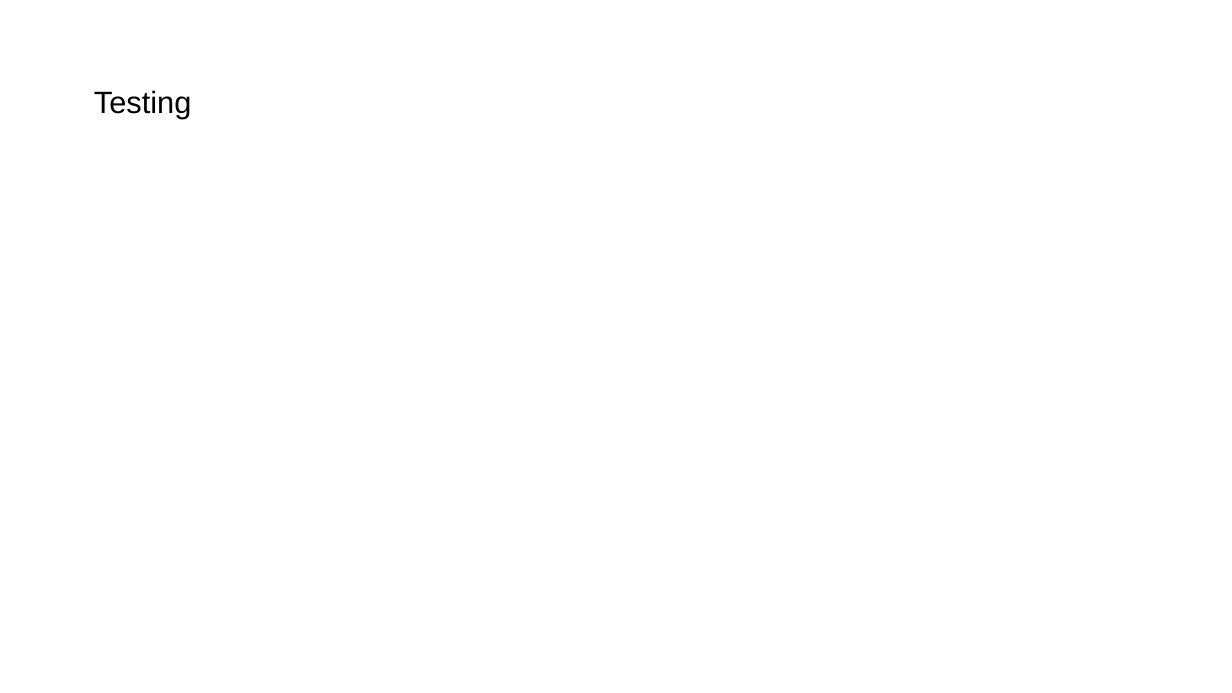
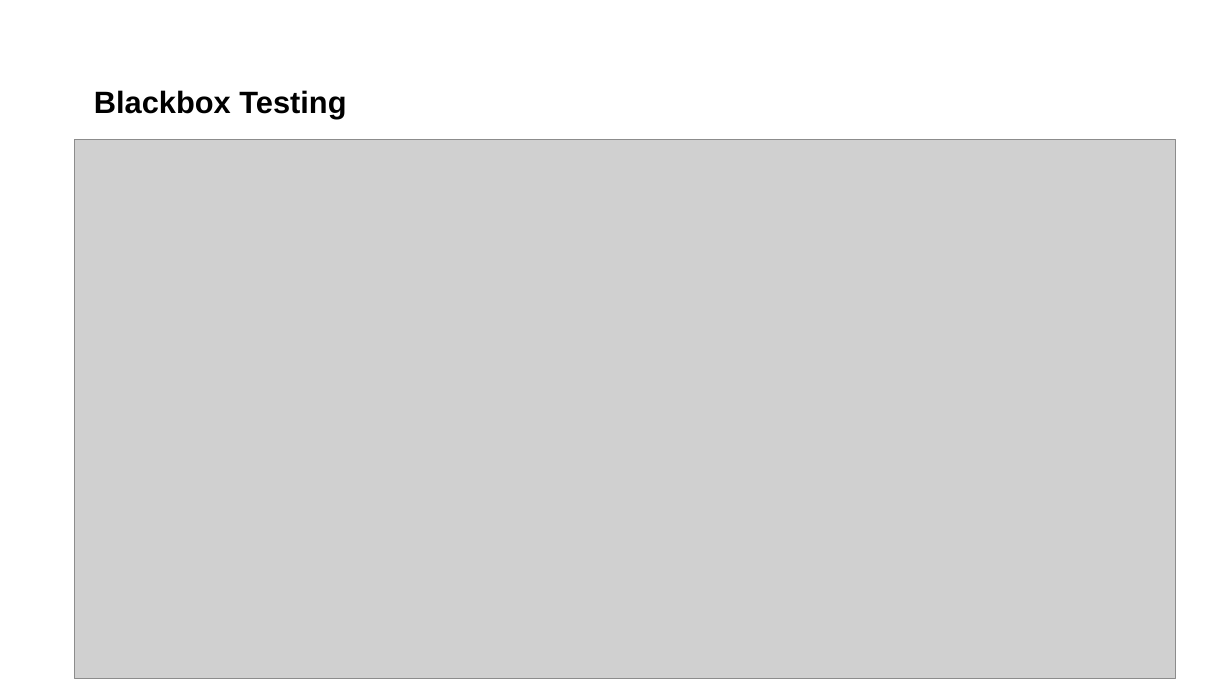
Before and after one commit to tenzing0070/Tour-Management-System, a slide deck: slide 42 of TMS presentation slide.pptx (slide 40 before the commit). Drawn at 1232x693 pixels with LibreOffice and Linux fonts; fonts in the diff are those of the drawing; grey boxes stand for pictures. Boxes give left, top, right and bottom in pixels: in the first picture for what was removed or moved away, otherwise in the second. Text is boxed around its words. In the diff, an @@ line names an element or a change of style, - is before the commit and + after.

```diff
--- a/TMS presentation slide.pptx
+++ b/TMS presentation slide.pptx
@@ title at box(94, 90, 346, 119): text changed; bold on @@
-Testing
+Blackbox Testing
@@ picture added at box(75, 140, 1177, 679) @@
```
Also in this commit, not shown: 11 other slides changed, 3 slides added.
